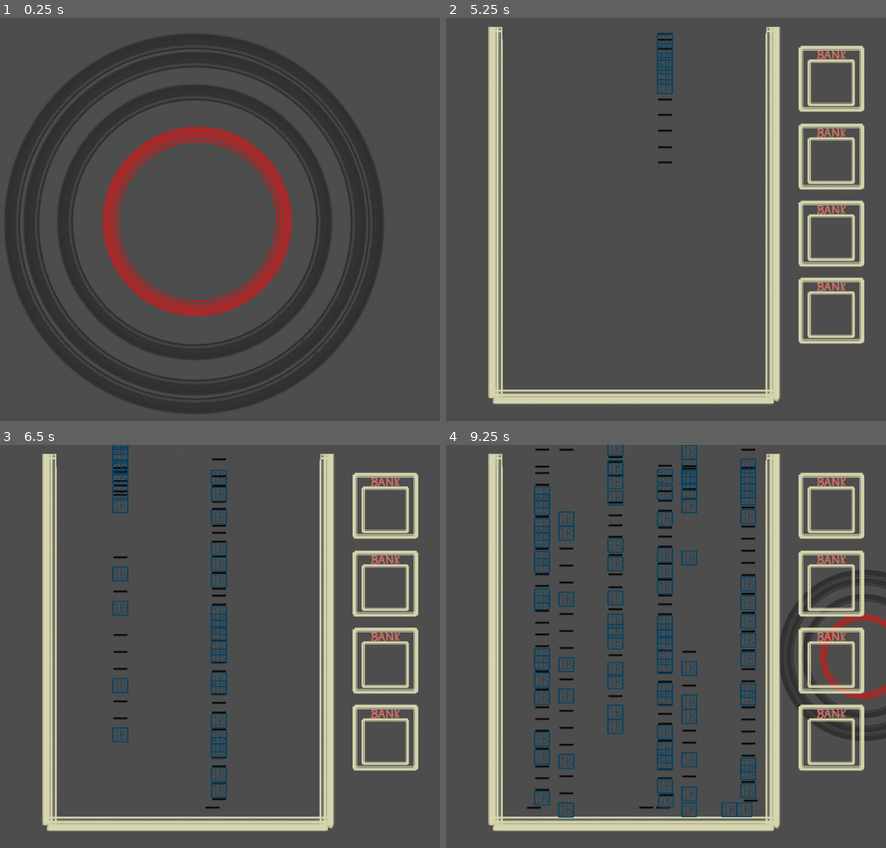
Above: before the commit, frames 1-4 (two rows, left to right).
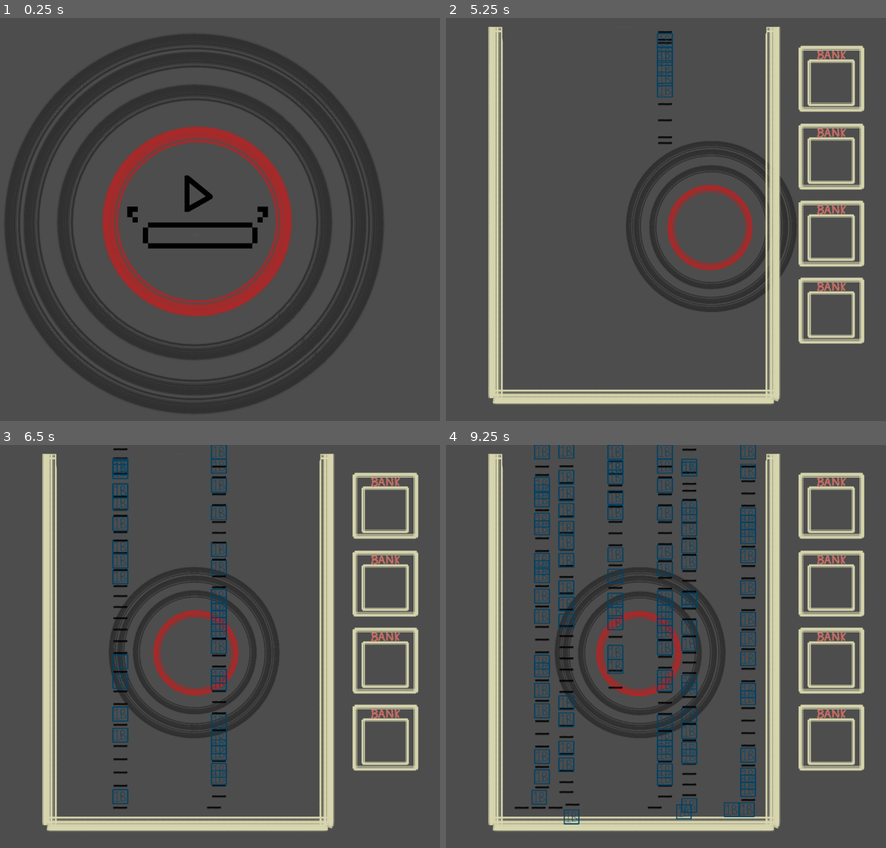
Above: after the commit, the same moments.

Repository: KazThomas/MusicBox
Game: Godot game, scene res://Scenes/MainScene.tscn
The game is run twice, just before and just after one commit, with the same random seed, the same clock (stepped at 60 frames per second) and the same inputs.
Inputs (mouse positions are in pixels of both pictures, inside the frame that each line leads up to):
- Up to frame 1 (0.25 s): no input
- Up to frame 2 (5.25 s): move the mouse to (749, 207) at 0.52 s; hold Space (add_layer) 0.53-1.28 s; tap E (bankIt) at 0.8, 1.35, 3.05 s; move the mouse to (542, 247) at 1.27 s; tap Q (removeBank) at 1.55, 3.8, 4.35 s; move the mouse to (688, 134) at 2.02 s; hold Q (removeBank) 2.03-2.78 s; tap Space (add_layer) at 2.3, 2.85, 3.5, 4.55, 5 s; tap Enter at 2.75, 4.25 s; move the mouse to (617, 312) at 2.77 s; move the mouse to (789, 288) at 3.52 s; hold E (bankIt) 3.53-4.28 s; move the mouse to (494, 163) at 4.27 s; move the mouse to (666, 227) at 5.02 s; hold Space (add_layer) from 5.03 s (still down)
- Up to frame 3 (6.5 s): tap E (bankIt) at 5.3, 5.85 s; move the mouse to (118, 549) at 5.77 s; release Space (add_layer) at 5.78 s; tap Q (removeBank) at 6.05 s
- Up to frame 4 (9.25 s): move the mouse to (749, 634) at 6.52 s; hold Q (removeBank) 6.53-7.28 s; tap Space (add_layer) at 6.8, 7.35, 9.05 s; move the mouse to (542, 674) at 7.27 s; tap E (bankIt) at 7.55 s; move the mouse to (688, 561) at 8.02 s; hold E (bankIt) 8.03-8.78 s; tap Q (removeBank) at 8.3, 8.85 s; move the mouse to (617, 739) at 8.77 s

The runs differ from the first frame. In frame 1, 1.1% of the frame differs, in the area x 28-61%, y 38-58%; in frame 2, 4.6%; in frame 3, 7.0%; in frame 4, 15%, in the area x 15-100%, y 0-95%.

Commit message:
adding base UI

Diff:
--- a/Scenes/MainScene.tscn
+++ b/Scenes/MainScene.tscn
@@ -1,9 +1,10 @@
-[gd_scene load_steps=6 format=3 uid="uid://c4feeeeu0a2dd"]
+[gd_scene load_steps=7 format=3 uid="uid://c4feeeeu0a2dd"]
 
 [ext_resource type="Script" path="res://Scripts/mainScene.gd" id="1_g0soy"]
 [ext_resource type="PackedScene" uid="uid://cua4ws02vsghc" path="res://Scenes/layer.tscn" id="4_1xi1q"]
 [ext_resource type="PackedScene" uid="uid://d02n2etuakbmi" path="res://Scenes/bank.tscn" id="4_an7dp"]
 [ext_resource type="PackedScene" uid="uid://ondofxvedg8l" path="res://Scenes/VinylRecord.tscn" id="4_q7it6"]
+[ext_resource type="Texture2D" uid="uid://dv64wkmaxja8s" path="res://Assets/Art/space bar ui .png" id="5_j27gt"]
 
 [sub_resource type="SegmentShape2D" id="SegmentShape2D_bpecw"]
 b = Vector2(589, 0)
@@ -65,3 +66,10 @@
 
 [node name="Bank4" parent="Banks" instance=ExtResource("4_an7dp")]
 position = Vector2(1024, 684)
+
+[node name="Menu" type="Node" parent="."]
+
+[node name="SpaceBarUi" type="Sprite2D" parent="Menu"]
+position = Vector2(607, 453)
+scale = Vector2(0.61032, 0.61032)
+texture = ExtResource("5_j27gt")
--- a/Scripts/mainScene.gd
+++ b/Scripts/mainScene.gd
@@ -5,12 +5,15 @@
 @onready var point_1 = $spawnZone/point1
 @onready var point_2 = $spawnZone/point2
 @onready var vinyl_record = $VinylRecord
-
+@onready var space_bar_ui = $Menu/SpaceBarUi
 @onready var bankArray = [$Banks/Bank, $Banks/Bank2, $Banks/Bank3, $Banks/Bank4]
 
+@onready var mouse_x = get_viewport().get_mouse_position().x
+
 var canDrop : bool = false
-var beat = load("res://Scenes/Beat1Test.tscn").instantiate() #vars can only be used in input func
-var mouse_x
+ #vars can only be used in input func
+
+var vinylAnim : bool = true
 
 func _ready():
 	print(bankArray[1]) #testing array works
@@ -18,48 +21,50 @@
 func _input(event):
 	mouse_x = get_viewport().get_mouse_position().x
 	var tween = create_tween()
-	if event.is_action_pressed("add_layer"): # 'activates' the game
+	if event.is_action_pressed("add_layer") && vinylAnim == true: # 'activates' the game
+		space_bar_ui.visible = false
 		tween.tween_property(vinyl_record, "position", Vector2(1500, 500), 1.5)
 		tween.tween_property(vinyl_record, "scale", Vector2(0.45, 0.45), 0.3)
 		tween.tween_property(vinyl_record, "position", Vector2(576, 489), 1)
 		await get_tree().create_timer(3).timeout
+		vinylAnim = false
 		layer.visible = true
 		for bank in bankArray:
 			bank.visible = true
 	if layer.visible == true:
 		canDrop = true
-		if event.is_action_pressed("bankIt"): #only adds it to the first bank, need to find iteration
-			remove_child(beat)
-			beat.position = bankArray[0].position
-			beat.freeze = true
-			add_child(beat)
-		if event.is_action_pressed("removeBank") && beat.position == bankArray[0].position: #not working yet
-			remove_child(beat)
-			beat.position.x = mouse_x
-			add_child(beat)
+		#if event.is_action_pressed("bankIt"): #only adds it to the first bank, need to find iteration
+		#	remove_child(beat)
+		#	beat.position = bankArray[0].position
+		#	beat.freeze = true
+		#	add_child(beat)
+		#if event.is_action_pressed("removeBank") && beat.position == bankArray[0].position: #not working yet
+		#	remove_child(beat)
+		#	beat.position.x = mouse_x
+		#	add_child(beat)
 
 func notesFalling():
-	var beat = load("res://Scenes/Beat1Test.tscn").instantiate() #vars can only be used in input func
 	var rest = load("res://Scenes/rest_beat.tscn").instantiate()
-	var mouse_x = get_viewport().get_mouse_position().x
+	var beat = load("res://Scenes/Beat1Test.tscn").instantiate() #if its declared at top - dont work
 	var randomNote : int =  randi_range(1, 2)
 
 	var y_pos = roof.position.y + 20
 	if mouse_x >= point_1.position.x && mouse_x <= point_2.position.x:
 		#replace this line ^ to detect if something is falling
-		beat.position = Vector2(mouse_x, y_pos)
-		rest.position = Vector2(mouse_x, y_pos)
+
+
 		match  randomNote:
 			1:
+				beat.position = Vector2(mouse_x, y_pos)
 				add_child(beat)
 			2:
+				rest.position = Vector2(mouse_x, y_pos)
 				add_child(rest)
 
-func _process(delta):
+func _process(_delta):
 	if canDrop == true:
 		notesFalling()
 
 # NEED TO CHECK IF OBJECT IS FALLING
 # NEED TO SEE IF BANK IS HIGHLIGHTED
 # NEED TO CHECK IF BANK IS OCCUPIED
-# NEED TO CREATE A SWITCH STATEMENT TO RANDOMISE NOTE PLAYED
Binary file added: Assets/Art/space bar ui .png
Not shown, added: Assets/Art/space bar ui .png.import
Not shown, added: Assets/Art/space bar ui .png~
Not shown, added: Assets/Art/space bar.kra
Not shown, added: Assets/Art/space bar.kra~
Not shown, changed: Assets/Rest note.kra
Not shown, removed: Assets/Rest note.kra-autosave.kra
Not shown, added: Assets/Rest note.kra~
